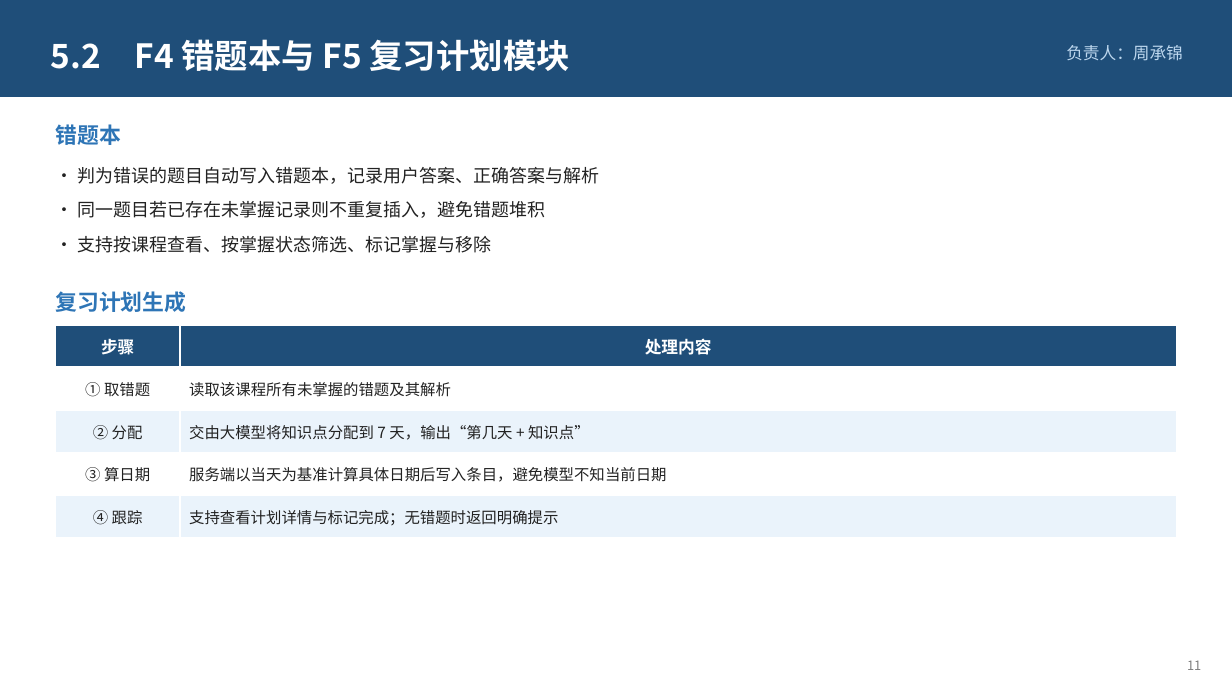
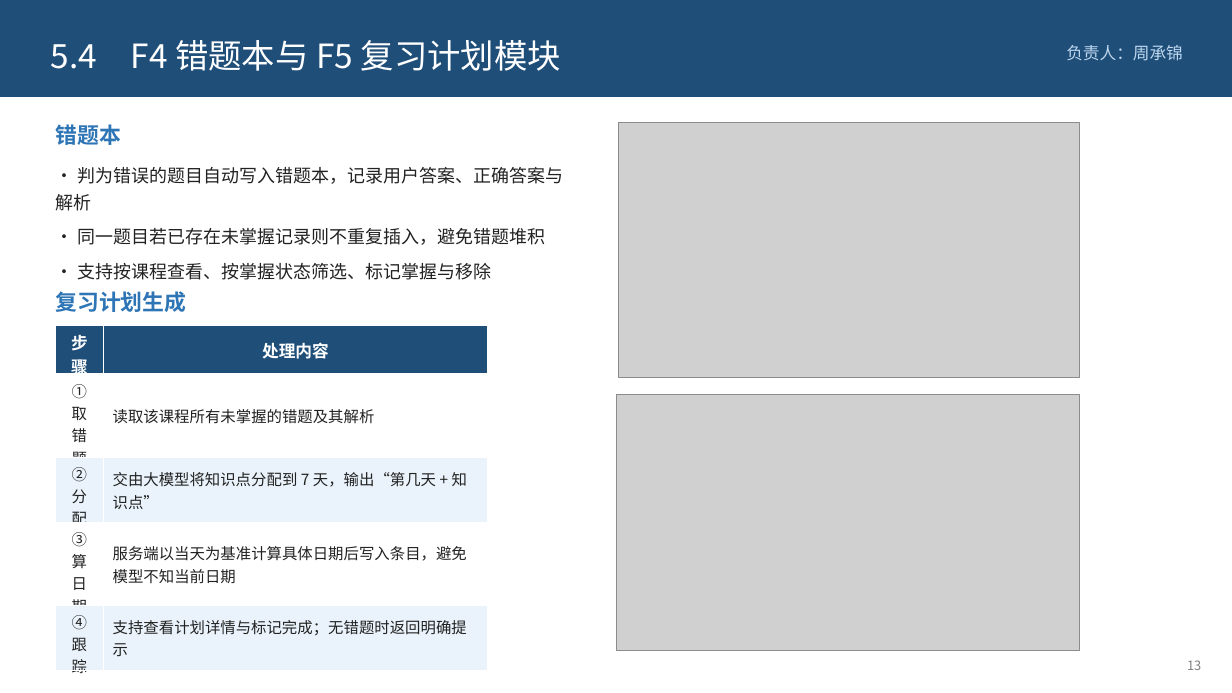
Before and after one commit to xingkongzcj/langchain_agent, a slide deck: slide 13 of defense/智学助手-课程设计答辩.pptx (slide 11 before the commit). Drawn at 1232x693 pixels with LibreOffice and Linux fonts; fonts in the diff are those of the drawing; grey boxes stand for pictures. Boxes give left, top, right and bottom in pixels: in the first picture for what was removed or moved away, otherwise in the second. Text is boxed around its words. In the diff, an @@ line names an element or a change of style, - is before the commit and + after.

```diff
--- a/defense/智学助手-课程设计答辩.pptx
+++ b/defense/智学助手-课程设计答辩.pptx
@@ text at bbox=[51, 40, 561, 71]: text changed; bold off @@
-5.2 F4 错题本与 F5 复习计划模块
+5.4 F4 错题本与 F5 复习计划模块
@@ picture added at bbox=[618, 123, 1080, 378] @@
@@ text "• 判为错误的题目自动写入错题本，记录用户答案、正确答案与解析" rewrapped from bbox=[77, 167, 599, 253] to bbox=[55, 167, 563, 280] @@
@@ table: place and size @@
-table at bbox=[55, 325, 1177, 538]
+table at bbox=[55, 325, 488, 677]
@@ picture added at bbox=[616, 394, 1080, 650] @@
@@ text at bbox=[1187, 660, 1201, 670]: text changed @@
-11
+13
```
Also in this commit, not shown: 5 other slides changed, 3 slides added, 1 slide removed.
